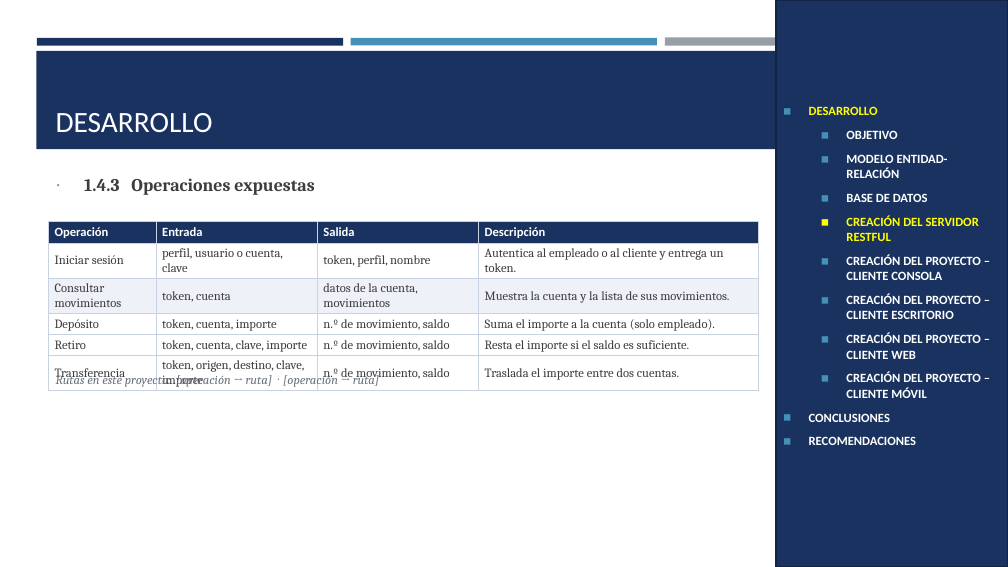
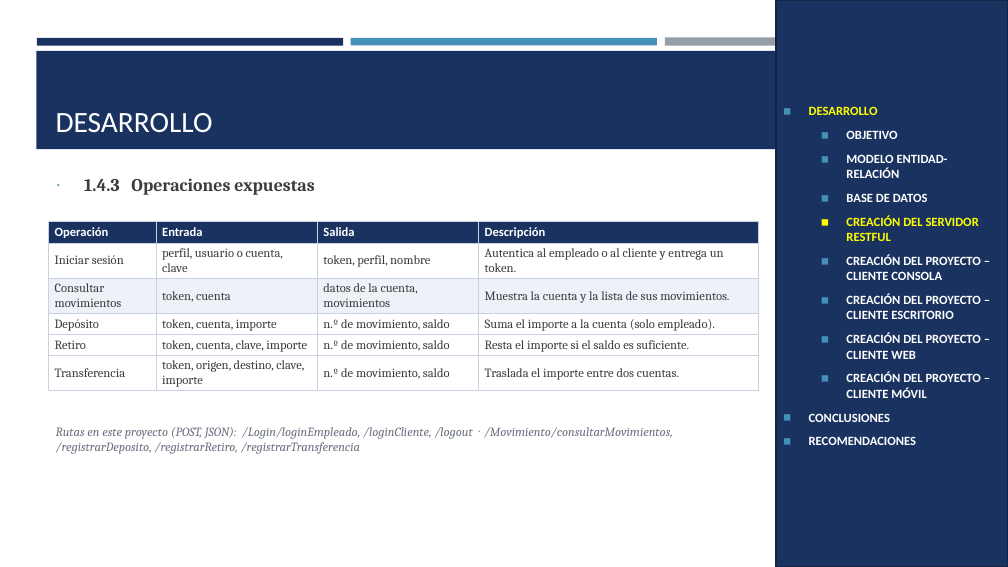
Before and after one commit to IMarcusDev/TI.1.4.-PAO202651_RESTFUL_DOTNET_CONBDD_NRC36883_GR04, a slide deck: slide 8 of 05. DOCUMENTACION/PRESENTACION TI.1.4. RESTFUL con BDD en DOTNET GR4.pptx. Drawn at 1008x567 pixels with LibreOffice and Linux fonts; fonts in the diff are those of the drawing. Boxes give left, top, right and bottom in pixels: in the first picture for what was removed or moved away, otherwise in the second. Text is boxed around its words. In the diff, an @@ line names an element or a change of style, - is before the commit and + after.

```diff
--- a/05. DOCUMENTACION/PRESENTACION TI.1.4. RESTFUL con BDD en DOTNET GR4.pptx
+++ b/05. DOCUMENTACION/PRESENTACION TI.1.4. RESTFUL con BDD en DOTNET GR4.pptx
@@ text at (56,427,673,454): text changed @@
-Rutas en este proyecto: [operación → ruta] · [operación → ruta]
+Rutas en este proyecto (POST, JSON): /Login/loginEmpleado, /loginCliente, /logout · /Movimiento/consultarMovimientos, /registrarDeposito, /registrarRetiro, /registrarTransferencia
```
Also in this commit, not shown: 19 other slides changed, 4 slides added.
